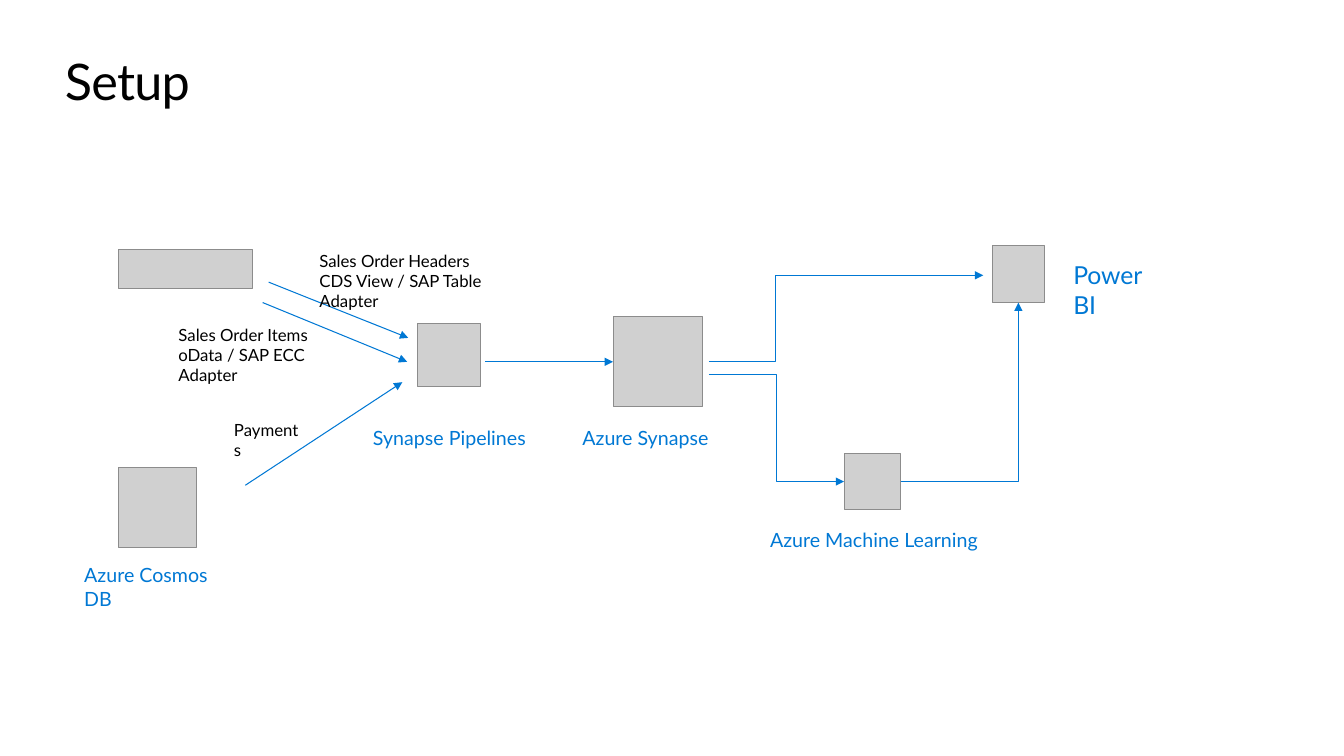
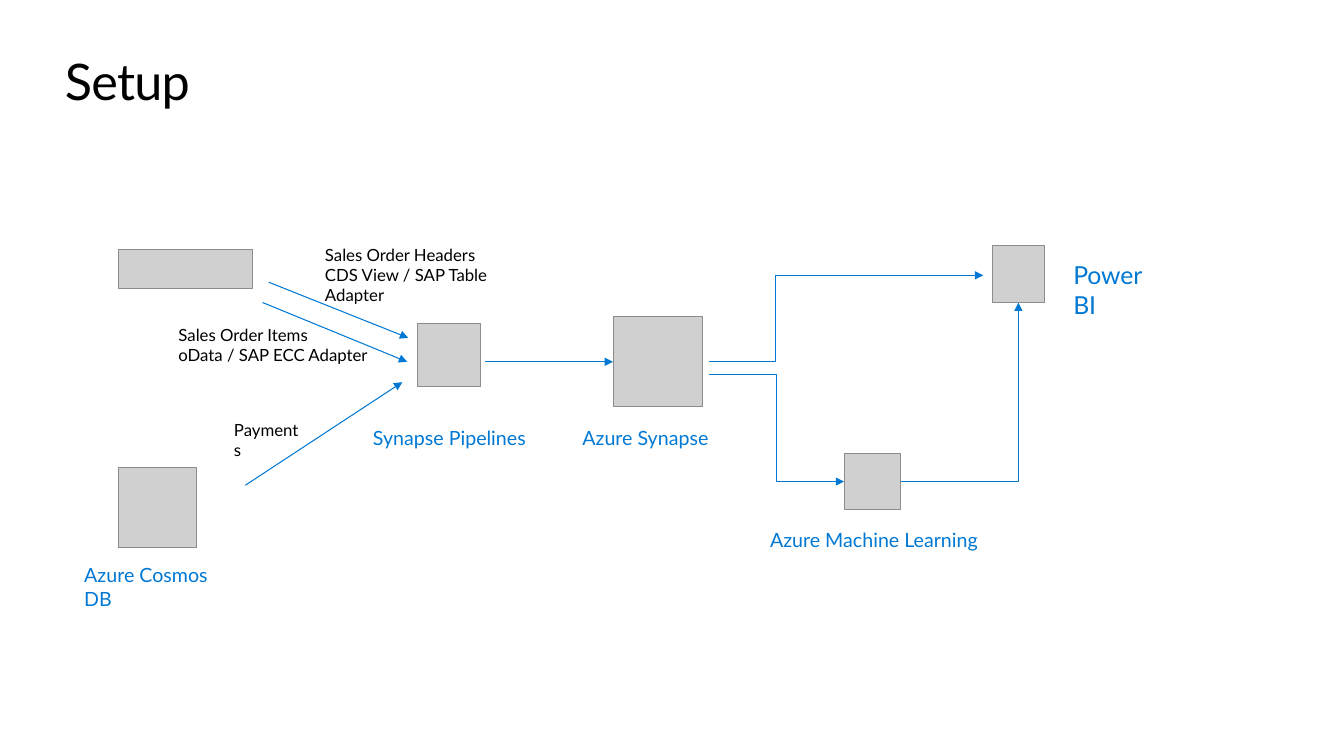
Before and after one commit to thzandvl/microhack-sap-data, a slide deck: slide 3 of SAP-Data-MicroHack.pptx. Drawn at 1344x756 pixels with LibreOffice and Linux fonts; fonts in the diff are those of the drawing; grey boxes stand for pictures; background and template pictures are left out. Boxes give left, top, right and bottom in pixels: in the first picture for what was removed or moved away, otherwise in the second. Text is boxed around its words. In the diff, an @@ line names an element or a change of style, - is before the commit and + after.

Commit message:
Added PaymentsSetup

```diff
--- a/SAP-Data-MicroHack.pptx
+++ b/SAP-Data-MicroHack.pptx
@@ text "Sales Order Headers CDS View ..." moved from (x1=319, y1=254, x2=482, y2=311) to (x1=325, y1=248, x2=488, y2=305) @@
@@ text "Sales Order Items oData / ..." rewrapped from (x1=178, y1=328, x2=307, y2=384) to (x1=178, y1=328, x2=367, y2=364) @@
```
Also in this commit, not shown: 19 other files.
